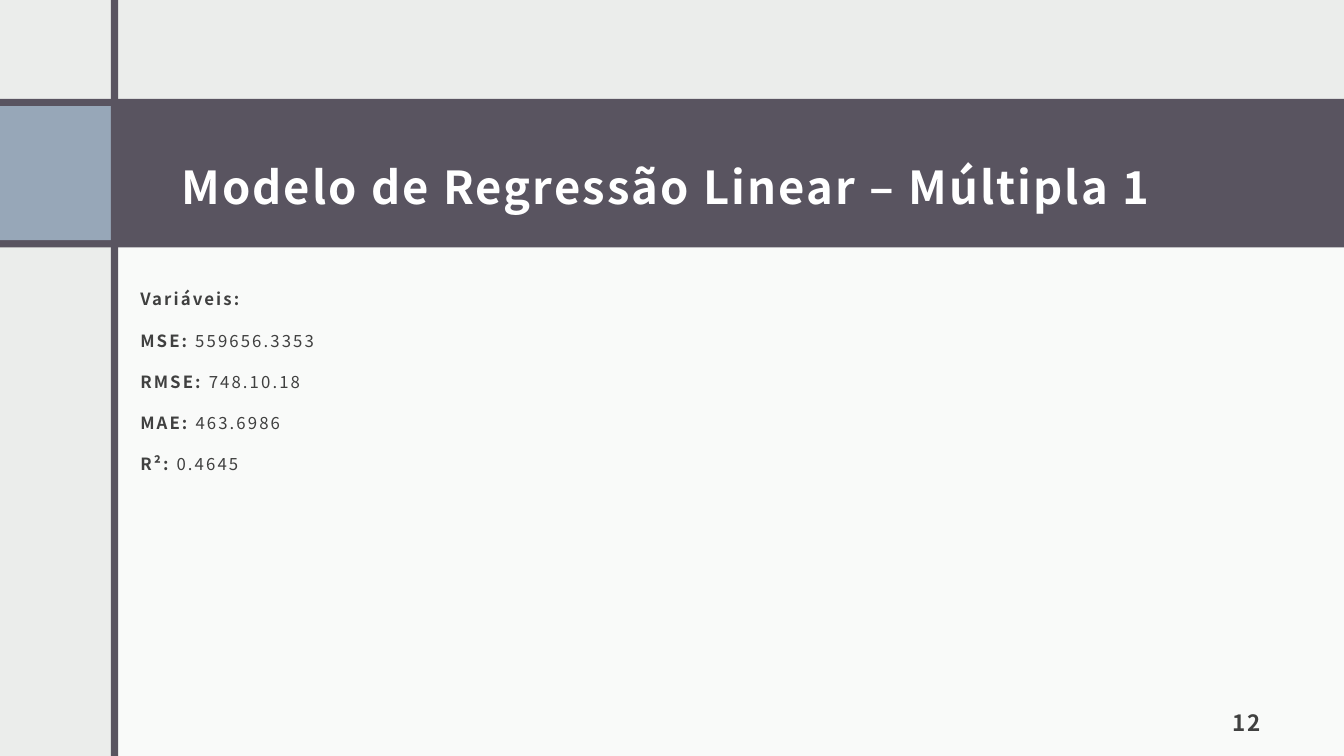
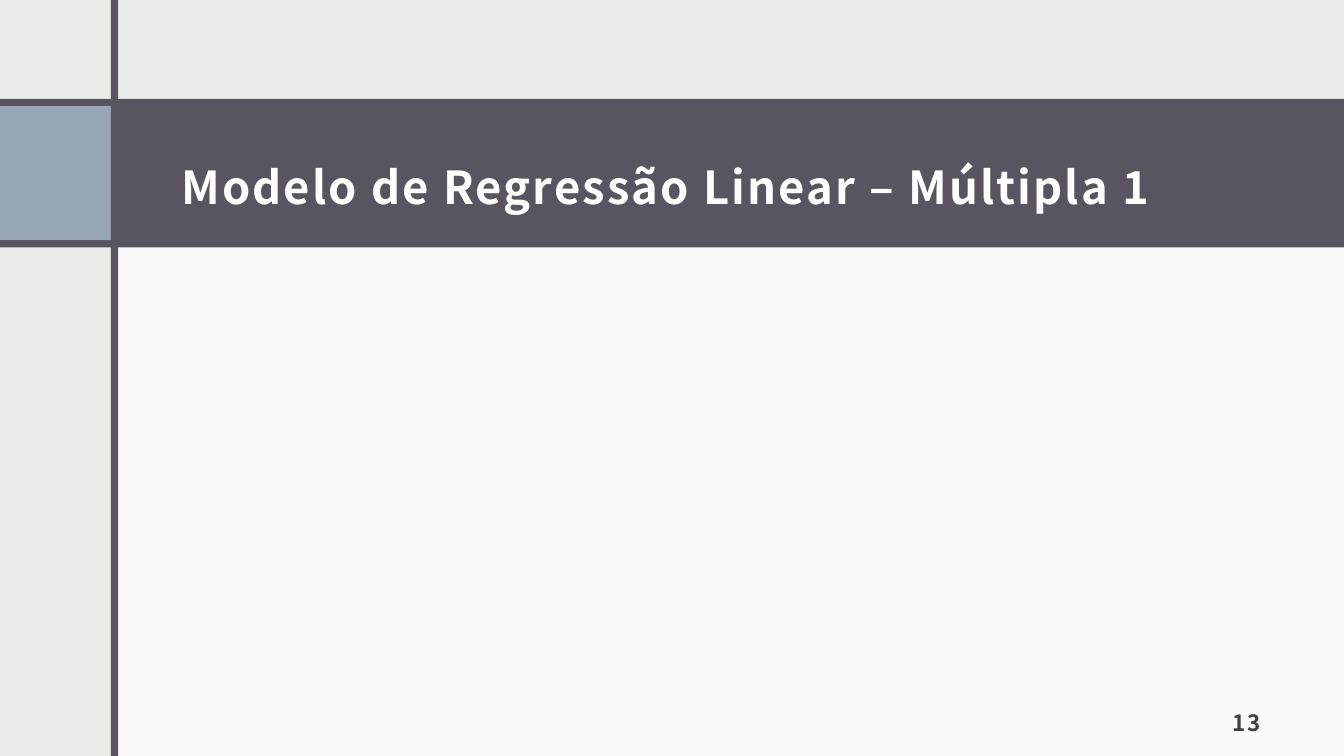
Before and after one commit to lidiambsouza/price_properties, a slide deck: slide 13 of Modelo Imobiliário.pptx (slide 12 before the commit). Drawn at 1344x756 pixels with LibreOffice and Linux fonts; fonts in the diff are those of the drawing. Boxes give left, top, right and bottom in pixels: in the first picture for what was removed or moved away, otherwise in the second. Text is boxed around its words. In the diff, an @@ line names an element or a change of style, - is before the commit and + after.

Commit message:
Modelo de Regressão Linear – Múltipla

```diff
--- a/Modelo Imobiliário.pptx
+++ b/Modelo Imobiliário.pptx
@@ text removed at (x1=140, y1=334, x2=314, y2=470) @@
-Variáveis:
-MSE: 559656.3353
-RMSE: 748.10.18
-MAE: 463.6986
-R²: 0.4645
@@ page number at (x1=1233, y1=714, x2=1261, y2=732): text changed @@
-12
+13
```
Also in this commit, not shown: 4 other slides changed.
